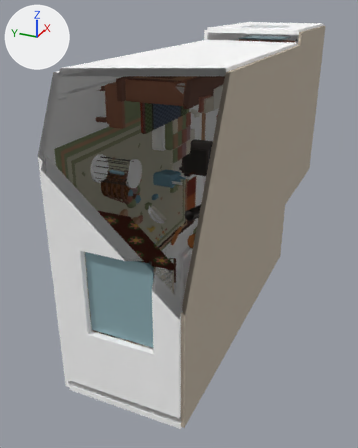
What one commit did to the glTF model frontend/labs/fly-world/assets/fly-house.glb.
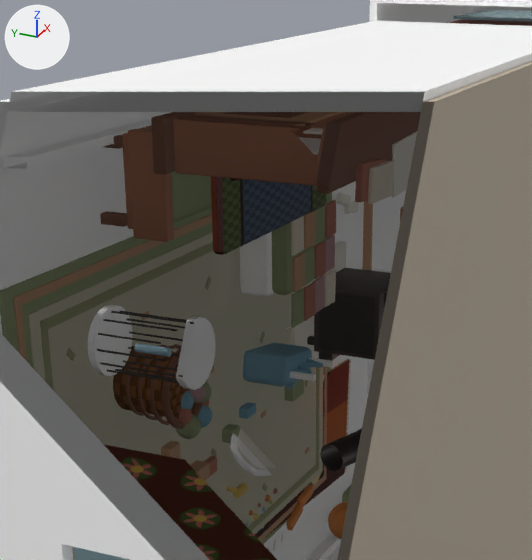
There are two pictures of each version: one whole from a 50 mm camera at (-11.33, -6.02, 4.78) aimed at (0.93, -0.5, -1.35), one close up on the part from 15% to 75% of the width and 7% to 57% of the height. Every picture has the same lights, and +X, +Y and +Z are marked at upper left. The older version's two pictures come first. Everything nearer to the camera than a plane just in front of the edit is cut away. Where no turn or scale is listed for an object, it has been applied to the vertices.

In view in the first close-up: 'CEILING__main', 'FLOOR__bed', 'FLOOR__main', 'WALL__main__north', 'WALL__main__west_b', 'carcass', 'merged_wood', 'merged_wood_dark.001', 'panel', 'quilt', 'reference-carpet-inner-field', 'reference-main-carpet' and 97 more.
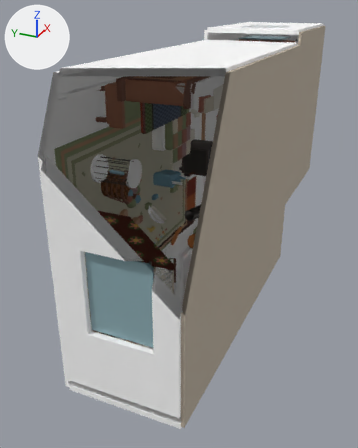
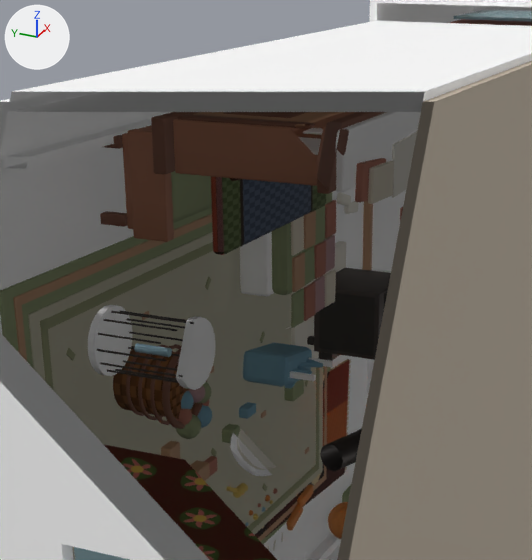
Pixel boxes (x1, y1, x2, y2) of what changed, in the close-ups (532 x 560 px):
'cabinet-top-support-shelf', added
    after: (335, 112, 421, 192)

Edits to the bpy script that builds the scene:
```text
Add me_cube_171_1:
    me_cube_171_1.from_pydata(...)  # 56 vertices, 108 faces; spans x -1.91..1.91, y -0.04..0.04, z -0.23..0.23
    me_cube_171_1.materials.append(mat_dark_aged_wood_v2_001)  # white #ffffff
Add ob_cabinet_top_support_shelf:
    ob_cabinet_top_support_shelf = bpy.data.objects.new('cabinet-top-support-shelf', me_cube_171_1)
    ob_cabinet_top_support_shelf.location = (-0.65, -2.34, 3.08)
```
